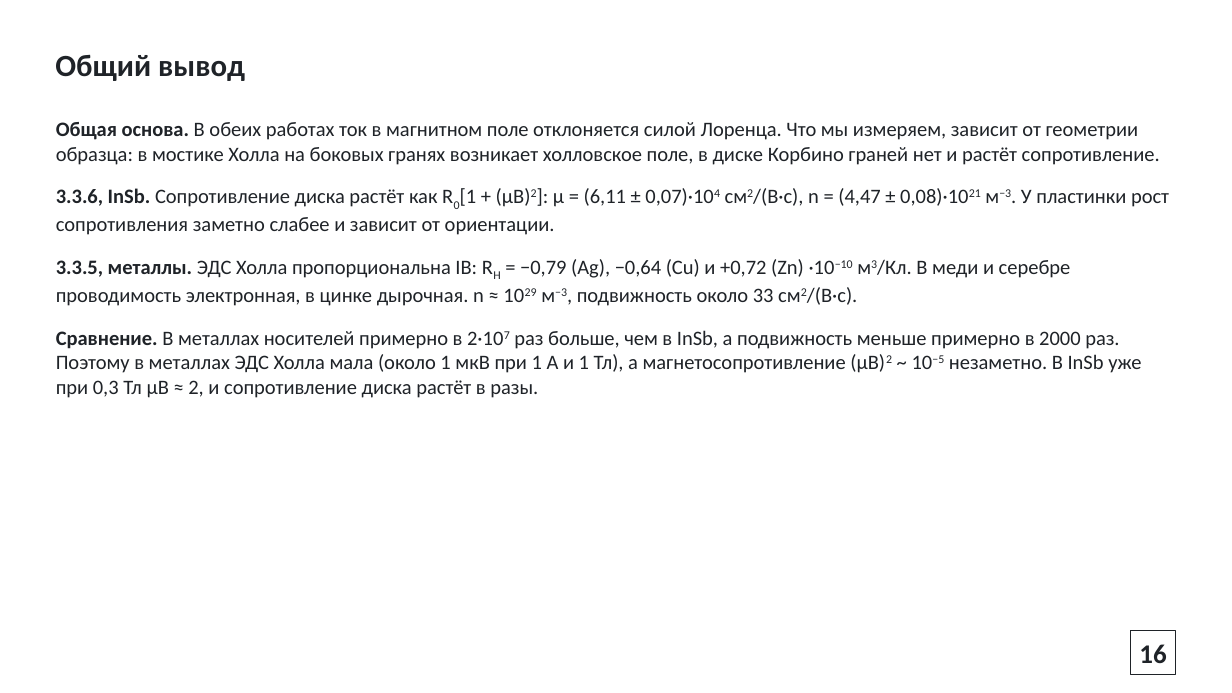
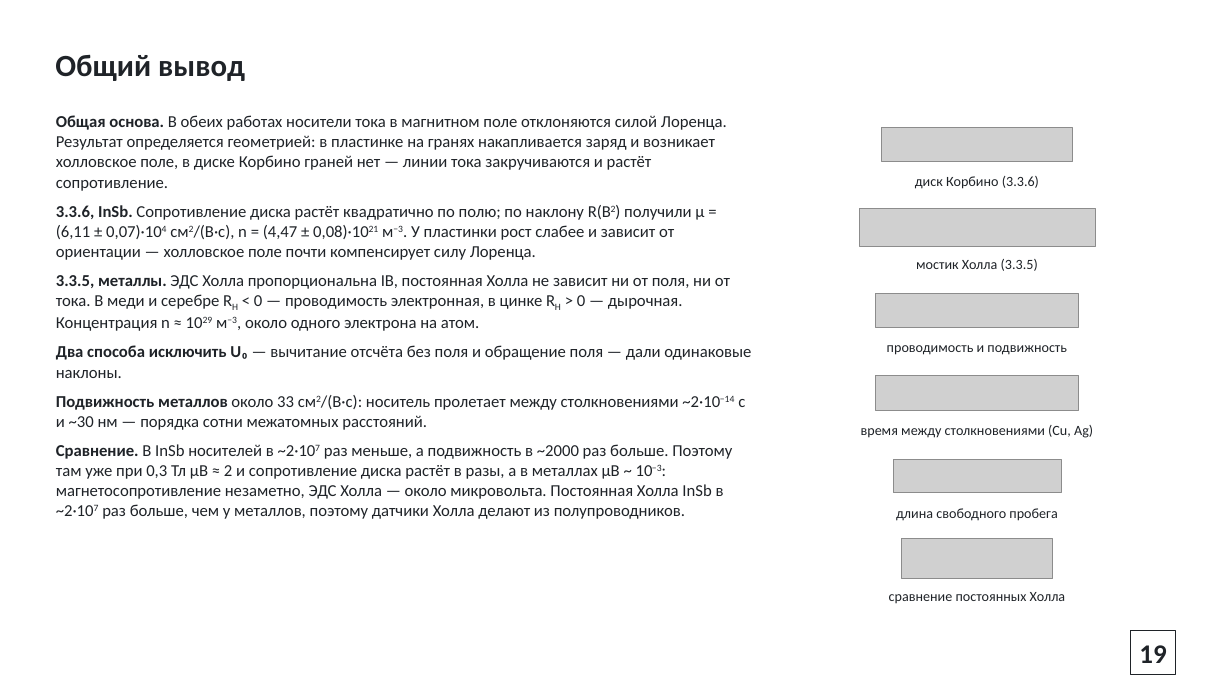
Before and after one commit to Kredos9107/zxc, a slide deck: slide 19 of labs/2 курс/3.3.5/3.3.6 + 3.3.5 Магнетосопротивление и эффект Холла.pptx (slide 16 before the commit). Drawn at 1232x693 pixels with LibreOffice and Linux fonts; fonts in the diff are those of the drawing; grey boxes stand for pictures. Boxes give left, top, right and bottom in pixels: in the first picture for what was removed or moved away, otherwise in the second. Text is boxed around its words. In the diff, an @@ line names an element or a change of style, - is before the commit and + after.

```diff
--- a/labs/2 курс/3.3.5/3.3.6 + 3.3.5 Магнетосопротивление и эффект Холла.pptx
+++ b/labs/2 курс/3.3.5/3.3.6 + 3.3.5 Магнетосопротивление и эффект Холла.pptx
@@ text at (x1=56, y1=115, x2=751, y2=519): text changed; size 16 to 13 pt @@
-Общая основа. В обеих работах ток в магнитном поле отклоняется силой Лоренца. Что мы измеряем, зависит от геометрии образца: в мостике Холла на боковых гранях возникает холловское поле, в диске Корбино граней нет и растёт сопротивление.
-3.3.6, InSb. Сопротивление диска растёт как R0[1 + (μB)2]: μ = (6,11 ± 0,07)·104 см2/(В·с), n = (4,47 ± 0,08)·1021 м−3. У пластинки рост сопротивления заметно слабее и зависит от ориентации.
-3.3.5, металлы. ЭДС Холла пропорциональна IB: RH = −0,79 (Ag), −0,64 (Cu) и +0,72 (Zn) ·10−10 м3/Кл. В меди и серебре проводимость электронная, в цинке дырочная. n ≈ 1029 м−3, подвижность около 33 см2/(В·с).
-Сравнение. В металлах носителей примерно в 2·107 раз больше, чем в InSb, а подвижность меньше примерно в 2000 раз. Поэтому в металлах ЭДС Холла мала (около 1 мкВ при 1 А и 1 Тл), а магнетосопротивление (μB)2 ~ 10−5 незаметно. В InSb уже при 0,3 Тл μB ≈ 2, и сопротивление диска растёт в разы.
+Общая основа. В обеих работах носители тока в магнитном поле отклоняются силой Лоренца. Результат определяется геометрией: в пластинке на гранях накапливается заряд и возникает холловское поле, в диске Корбино граней нет — линии тока закручиваются и растёт сопротивление.
+3.3.6, InSb. Сопротивление диска растёт квадратично по полю; по наклону R(B2) получили μ = (6,11 ± 0,07)·104 см2/(В·с), n = (4,47 ± 0,08)·1021 м−3. У пластинки рост слабее и зависит от ориентации — холловское поле почти компенсирует силу Лоренца.
+3.3.5, металлы. ЭДС Холла пропорциональна IB, постоянная Холла не зависит ни от поля, ни от тока. В меди и серебре RH < 0 — проводимость электронная, в цинке RH > 0 — дырочная. Концентрация n ≈ 1029 м−3, около одного электрона на атом.
+Два способа исключить U₀ — вычитание отсчёта без поля и обращение поля — дали одинаковые наклоны.
+Подвижность металлов около 33 см2/(В·с): носитель пролетает между столкновениями ~2·10−14 с и ~30 нм — порядка сотни межатомных расстояний.
+Сравнение. В InSb носителей в ~2·107 раз меньше, а подвижность в ~2000 раз больше. Поэтому там уже при 0,3 Тл μB ≈ 2 и сопротивление диска растёт в разы, а в металлах μB ~ 10−3: магнетосопротивление незаметно, ЭДС Холла — около микровольта. Постоянная Холла InSb в ~2·107 раз больше, чем у металлов, поэтому датчики Холла делают из полупроводников.
@@ picture added at (x1=882, y1=128, x2=1073, y2=161) @@
@@ text added at (x1=915, y1=176, x2=1039, y2=189), 11 pt, text #1F2328 @@
+диск Корбино (3.3.6)
@@ picture added at (x1=860, y1=208, x2=1096, y2=246) @@
@@ text added at (x1=916, y1=259, x2=1038, y2=271), 11 pt, text #1F2328 @@
+мостик Холла (3.3.5)
@@ picture added at (x1=876, y1=293, x2=1079, y2=326) @@
@@ text added at (x1=887, y1=345, x2=1067, y2=355), 11 pt, text #1F2328 @@
+проводимость и подвижность
@@ picture added at (x1=876, y1=376, x2=1080, y2=411) @@
@@ text added at (x1=861, y1=425, x2=1093, y2=438), 11 pt, text #1F2328 @@
+время между столкновениями (Cu, Ag)
@@ picture added at (x1=894, y1=459, x2=1062, y2=493) @@
@@ text added at (x1=896, y1=508, x2=1057, y2=521), 11 pt, text #1F2328 @@
+длина свободного пробега
@@ picture added at (x1=902, y1=539, x2=1053, y2=579) @@
@@ text added at (x1=889, y1=592, x2=1066, y2=604), 11 pt, text #1F2328 @@
+сравнение постоянных Холла
@@ text in rectangle at (x1=1139, y1=645, x2=1166, y2=663): text changed @@
-16
+19
```
Also in this commit, not shown: 5 other slides changed, 6 slides added, 3 slides removed.
